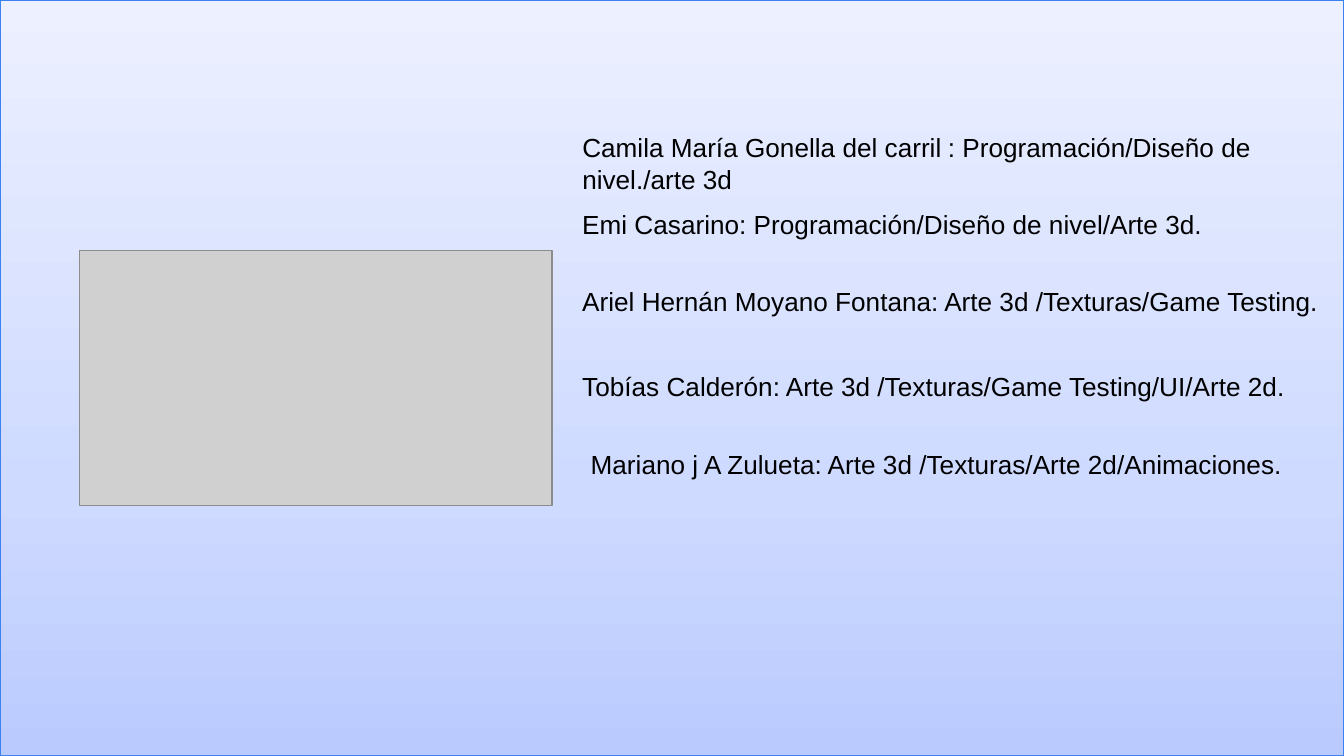
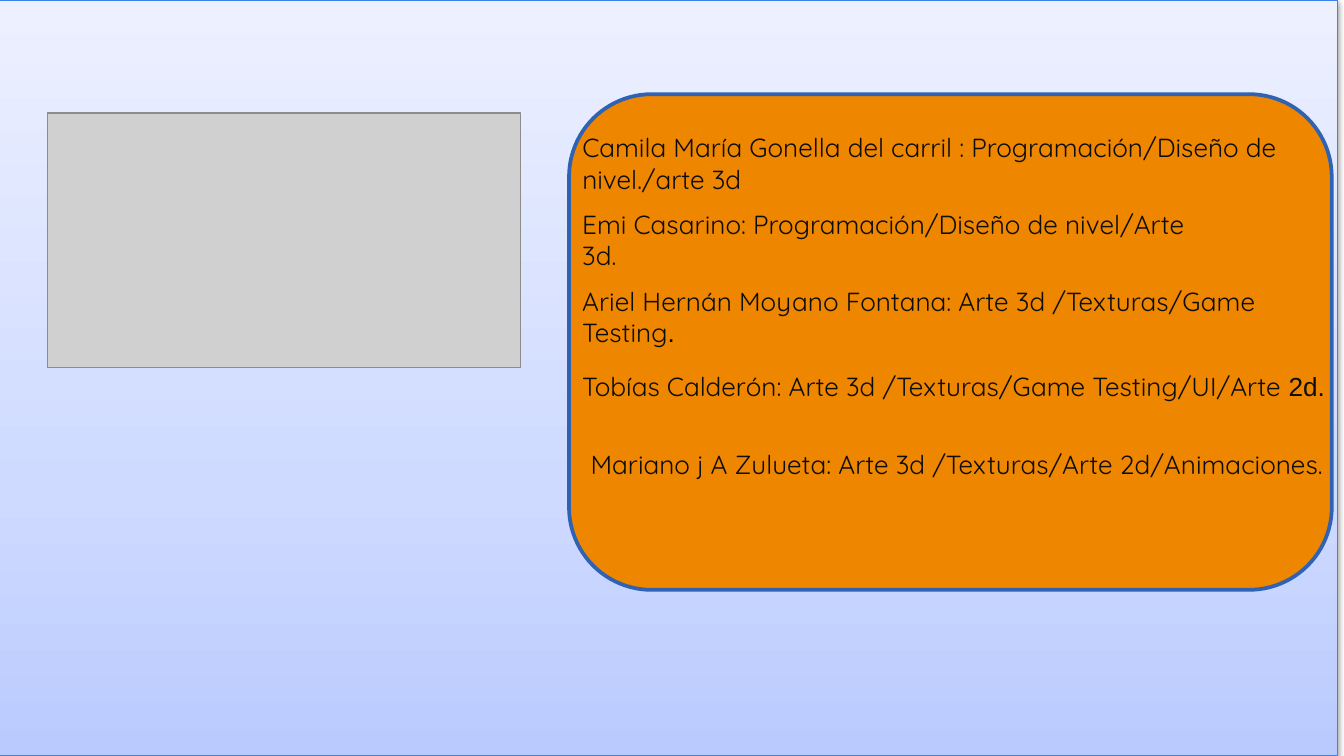
Before and after one commit to Marianoz1972/PICH, a slide deck: slide 15 of Pitch (Venta) [Template] PHOBIA.pptx (slide 14 before the commit). Drawn at 1344x756 pixels with LibreOffice and Linux fonts; fonts in the diff are those of the drawing; grey boxes stand for pictures. Boxes give left, top, right and bottom in pixels: in the first picture for what was removed or moved away, otherwise in the second. Text is boxed around its words. In the diff, an @@ line names an element or a change of style, - is before the commit and + after.

```diff
--- a/Pitch (Venta) [Template] PHOBIA.pptx
+++ b/Pitch (Venta) [Template] PHOBIA.pptx
@@ rectangle "z": place and size @@
-rectangle "z" at [0,0,1344,755]
+rectangle "z" at [0,0,1337,755]
@@ picture: place and size @@
-picture at [79,251,552,505]
+picture at [48,113,521,367]
@@ rounded rectangle added at [569,94,1332,590], fill #EF8600, outline #3162B5 2 pt @@
@@ font Arial to Quicksand, text colour #000000 to #0D0D0D in 5 elements at [582,130,1276,193], [591,453,1323,479], [582,290,1255,348], [582,375,1325,402], [582,213,1184,266] @@
@@ text in rectangle at [656,377,677,397]: text added @@
+z
```
Also in this commit, not shown: 11 other slides changed, 2 slides added, 1 slide removed.
